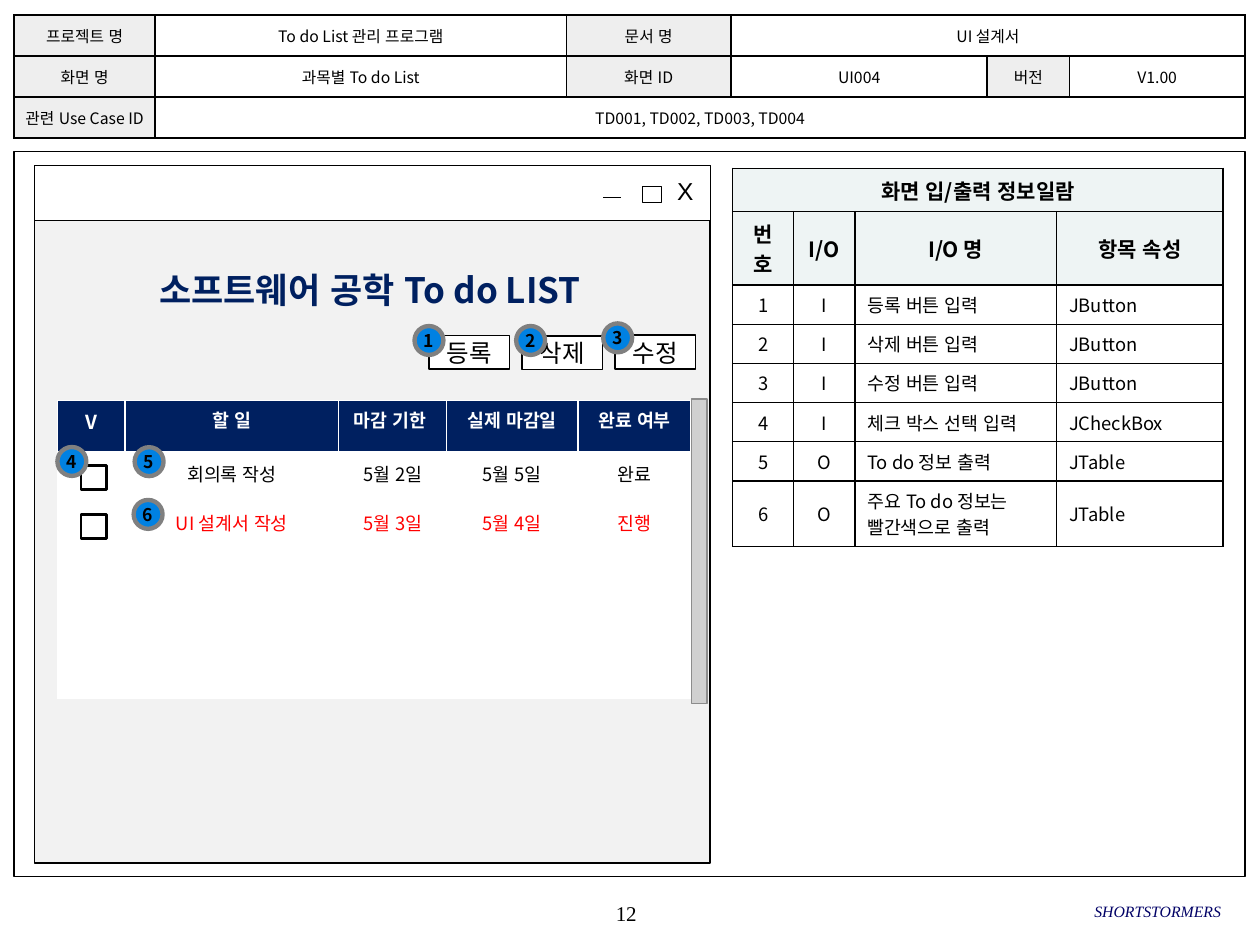
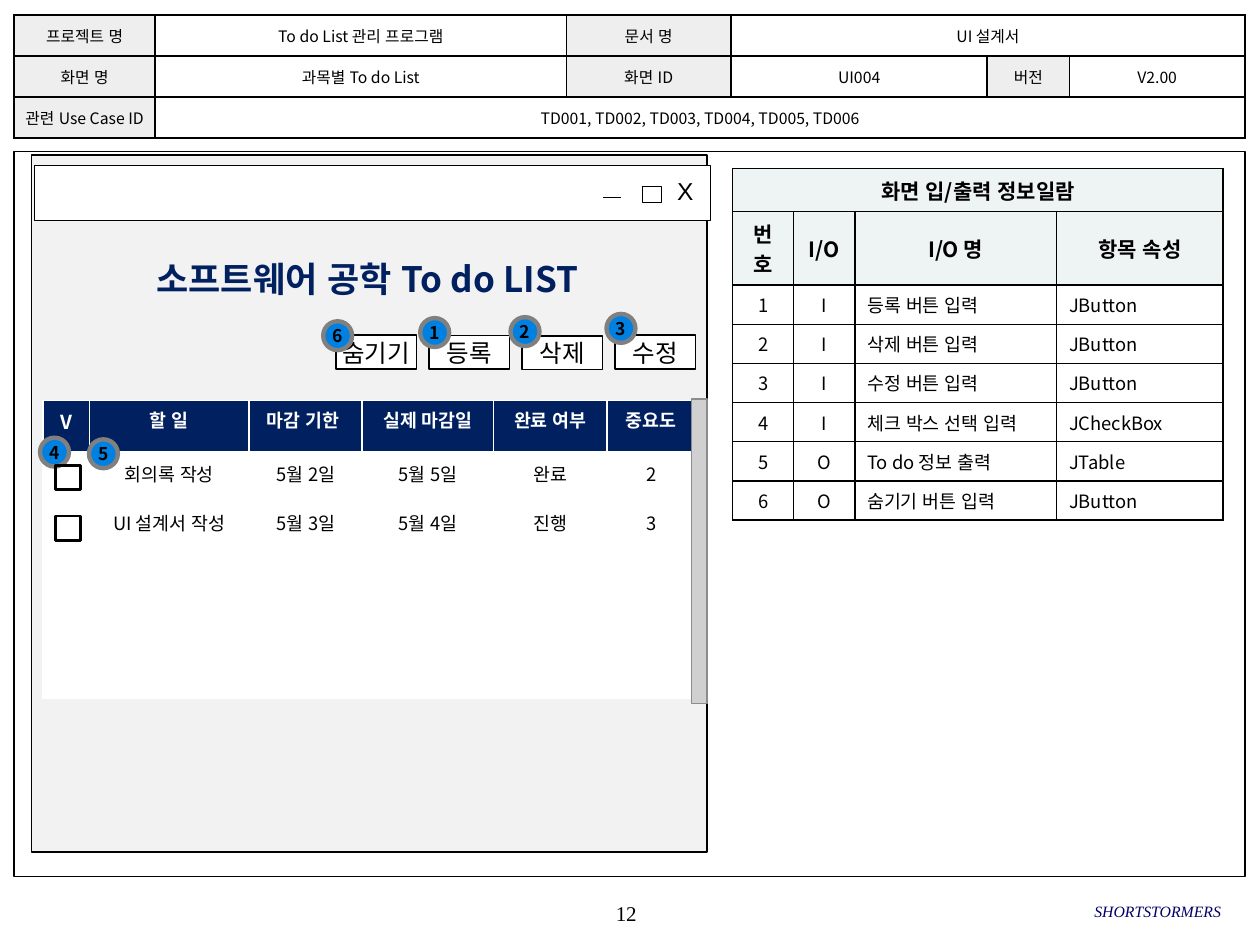
Before and after one commit to SMU-SE-Admin/18-1_7_SHORTSTORMERS_Doc, a slide deck: slide 12 of 03 설계/UI 설계서_7_SHORTSTORMERS.pptx. Drawn at 1260x945 pixels with LibreOffice and Linux fonts; fonts in the diff are those of the drawing; grey boxes stand for pictures; background and template pictures are left out. Boxes give left, top, right and bottom in pixels: in the first picture for what was removed or moved away, otherwise in the second. Text is boxed around its words. In the diff, an @@ line names an element or a change of style, - is before the commit and + after.

```diff
--- a/03 설계/UI 설계서_7_SHORTSTORMERS.pptx
+++ b/03 설계/UI 설계서_7_SHORTSTORMERS.pptx
@@ table at (14,15,1244,139) @@
-row 2, column 6: V1.00
+row 2, column 6: V2.00
-row 3, column 2: TD001, TD002, TD003, TD004
+row 3, column 2: TD001, TD002, TD003, TD004, TD005, TD006
@@ 1 ellipse, 1 text, 1 rectangle: place and size @@
-1 ellipse, 1 text, 1 rectangle at (34,166,709,863)
+1 ellipse, 1 text, 1 rectangle at (32,155,707,852)
@@ table at (733,169,1222,514) @@
-row 8, column 3: 주요 To do 정보는 / 빨간색으로 출력
+row 8, column 3: 숨기기 버튼 입력
-row 8, column 4: JTable
+row 8, column 4: JButton
@@ ellipse "6": place and size @@
-ellipse "6" at (134,500,163,529)
+ellipse "6" at (324,321,353,350)
@@ ellipse "1": place and size @@
-ellipse "1" at (415,326,444,355)
+ellipse "1" at (421,318,450,346)
@@ ellipse "2": place and size @@
-ellipse "2" at (517,326,546,355)
+ellipse "2" at (510,318,539,346)
@@ rectangle added at (336,335,417,369), fill #FFFFFF, outline #000000 1 pt, 14 pt, text #000000 @@
+숨기기
@@ table at (43,401,696,699) @@
+column 6: 중요도 | 2 | 3 |  |  | 
@@ table: place and size @@
-table at (58,401,693,699)
+table at (43,401,696,699)
@@ ellipse "4": place and size @@
-ellipse "4" at (58,447,87,476)
+ellipse "4" at (40,437,69,466)
@@ ellipse "5": place and size @@
-ellipse "5" at (135,447,164,476)
+ellipse "5" at (89,440,118,469)
@@ rectangle: place and size @@
-rectangle at (81,465,106,489)
+rectangle at (55,465,81,489)
@@ rectangle: place and size @@
-rectangle at (81,514,106,538)
+rectangle at (55,517,81,541)
```
Also in this commit, not shown: 26 other slides changed.
